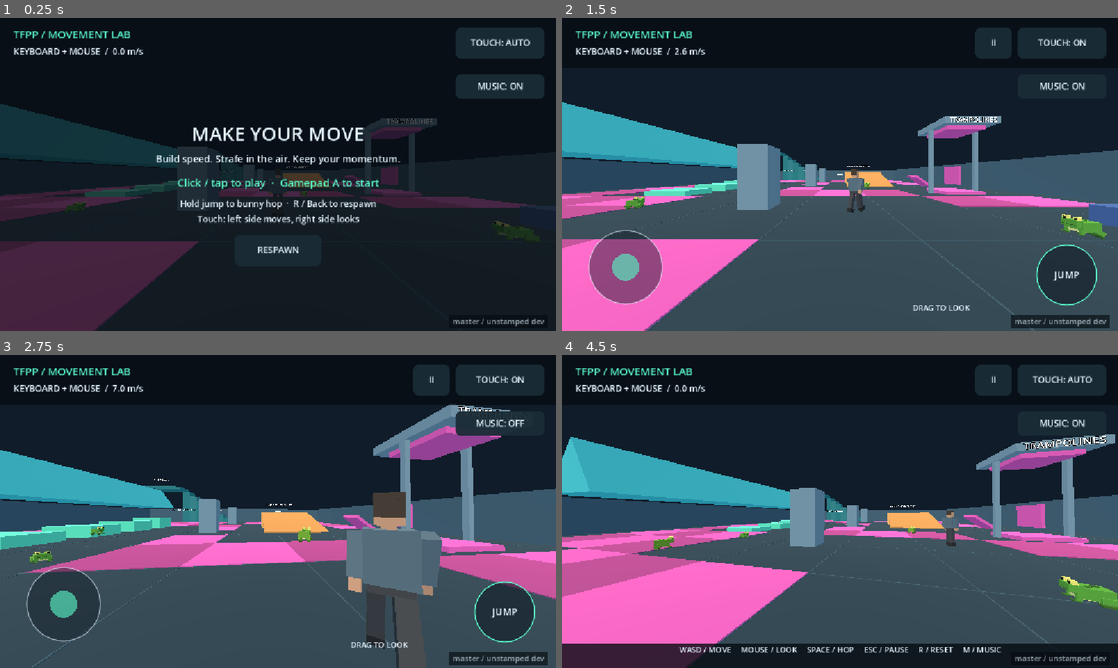
Above: before the commit, frames 1-4 (two rows, left to right).
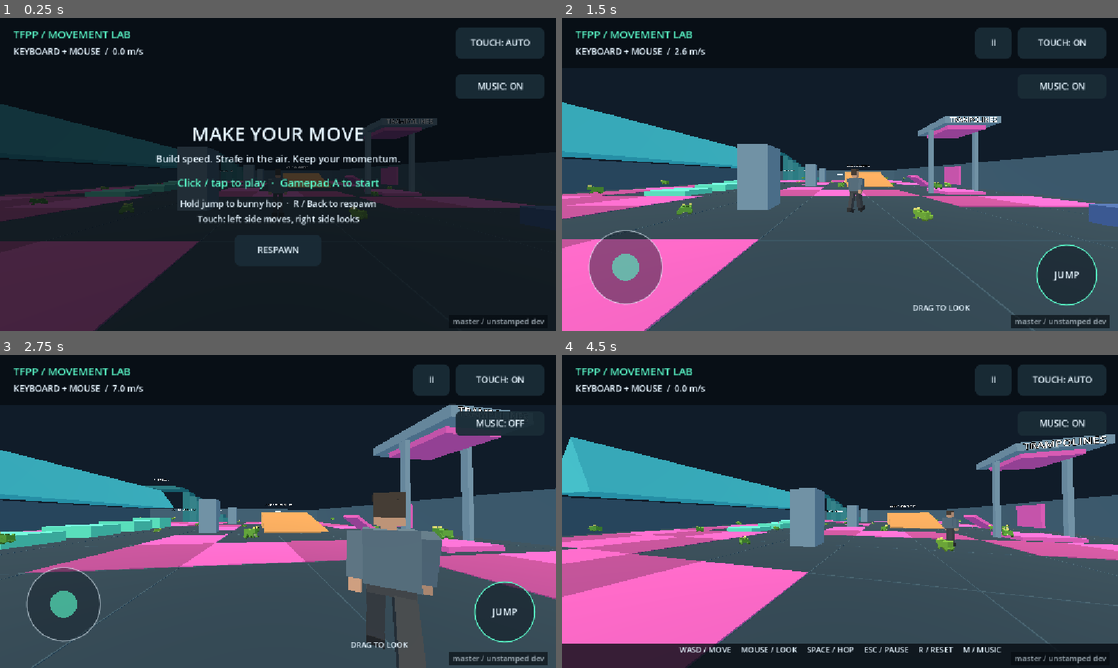
Above: after the commit, the same moments.

Repository: jefuhr/game
Game: Godot game, scene res://scenes/main.tscn
Same seed, same stepped clock (60 frames per second), same inputs: the game is played once before the commit and once after it.
Inputs (mouse positions are in pixels of both pictures, inside the frame that each line leads up to):
- Up to frame 1 (0.25 s): no input
- Up to frame 2 (1.5 s): tap Enter at 0.5 s; move the mouse to (962, 158) at 0.52 s; hold D (move_right) 0.53-1.28 s; tap T at 0.6 s; click (962, 158) at 0.67 s; tap Space (jump) at 0.77 s; move the mouse to (812, 174) at 1.27 s; hold W (move_forward) from 1.28 s (still down); tap R at 1.35 s
- Up to frame 3 (2.75 s): keep holding W (move_forward); tap Space (jump) at 1.52 s; move the mouse to (289, 505) at 2.02 s; tap M at 2.1 s
- Up to frame 4 (4.5 s): keep holding W (move_forward); move the mouse to (834, 517) at 2.77 s; tap T at 2.85 s; click (834, 517) at 2.92 s; tap Space (jump) at 3.02, 3.77 s; move the mouse to (878, 514) at 3.52 s; tap R at 3.6 s; move the mouse to (795, 508) at 4.27 s; tap M at 4.35 s

The runs differ from the first frame. In frame 1, 0.2% of the frame differs, in the area x 5-97%, y 52-71%; in frame 2, 0.8%; in frame 3, 0.6%; in frame 4, 1.0%, in the area x 4-100%, y 52-82%.

Commit message:
There are now about 30 frogs instead of 10, spread out with Poisson disc sampling. I haven't run the game, so none of this has been tested in Godot yet.

Diff:
--- a/scenes/main.tscn
+++ b/scenes/main.tscn
@@ -1,11 +1,10 @@
-[gd_scene load_steps=7 format=3]
+[gd_scene load_steps=6 format=3]
 
 [ext_resource type="Script" path="res://scripts/arena.gd" id="1"]
 [ext_resource type="PackedScene" path="res://scenes/player.tscn" id="2"]
 [ext_resource type="Script" path="res://scripts/hud.gd" id="3"]
 
 [ext_resource type="PackedScene" path="res://scenes/citizen.tscn" id="4"]
-[ext_resource type="PackedScene" path="res://scenes/frog.tscn" id="5"]
 
 [sub_resource type="Environment" id="Environment_main"]
 background_mode = 1
@@ -31,36 +30,6 @@
 [node name="Citizen" parent="." instance=ExtResource("4")]
 position = Vector3(4, 0.1, 12)
 
-[node name="Frog" parent="." instance=ExtResource("5")]
-position = Vector3(-4, 0.1, 14)
-
-[node name="Frog2" parent="." instance=ExtResource("5")]
-position = Vector3(10, 0.1, 14)
-
-[node name="Frog3" parent="." instance=ExtResource("5")]
-position = Vector3(8, 0.1, 21)
-
-[node name="Frog4" parent="." instance=ExtResource("5")]
-position = Vector3(-4, 0.1, 4)
-
-[node name="Frog5" parent="." instance=ExtResource("5")]
-position = Vector3(-6, 0.1, 0)
-
-[node name="Frog6" parent="." instance=ExtResource("5")]
-position = Vector3(-8, 0.1, 24)
-
-[node name="Frog7" parent="." instance=ExtResource("5")]
-position = Vector3(2, 0.1, 25)
-
-[node name="Frog8" parent="." instance=ExtResource("5")]
-position = Vector3(16, 0.1, 22)
-
-[node name="Frog9" parent="." instance=ExtResource("5")]
-position = Vector3(6, 0.1, 6)
-
-[node name="Frog10" parent="." instance=ExtResource("5")]
-position = Vector3(-5, 0.1, 11)
-
 [node name="CanvasLayer" type="CanvasLayer" parent="."]
 
 [node name="HUD" type="Control" parent="CanvasLayer"]
--- a/scripts/arena.gd
+++ b/scripts/arena.gd
@@ -47,6 +47,32 @@
 const SURF_STEP_COUNT := 7
 const SURF_STEP_WIDTH := 1.4
 
+const FROG_SCENE := preload("res://scenes/frog.tscn")
+## Frogs are scattered at startup with Poisson disc sampling: no two start
+## closer than FROG_SPACING, and the gaps are filled evenly. The spacing sets
+## roughly how many fit (about 30); FROG_MAX caps the count for mobile.
+const FROG_SPACING := 6.0
+const FROG_MAX := 32
+const FROG_SPAWN_HEIGHT := 0.1
+## Floor area (x, z) frogs may start in, inset from the walls.
+const FROG_AREA := Rect2(-18.5, -26.5, 37, 53)
+## Footprints (x, z) of solid props frogs must not start inside, plus some
+## room around the player's and citizen's start spots.
+const FROG_KEEP_OUT := [
+	Rect2(-11, -12.75, 4, 19.5), # Jump blocks
+	Rect2(4.5, -15.5, 7, 13.5), # Platform and ramp
+	Rect2(-1.2, -19.2, 2.4, 2.4), # Pillars
+	Rect2(-1.2, -5.2, 2.4, 2.4),
+	Rect2(-1.2, 8.8, 2.4, 2.4),
+	Rect2(-16, 15, 6, 6), # Cornflower steps
+	Rect2(12, 12, 4, 4), # Cornflower sculpture
+	Rect2(11.5, 1.5, 5, 5), # Trampoline tower
+	Rect2(13, -6, 7, 4), # Slope and wall trampolines
+	Rect2(-20, -28, 18.5, 5.5), # Surf deck and stairs
+	Rect2(2.5, 16.5, 3, 3), # Player start
+	Rect2(2.5, 10.5, 3, 3), # Citizen start
+]
+
 var _sculpture_gem: Node3D
 
 
@@ -78,6 +104,7 @@
 	_sign("AIR STRAFE / HOP", Vector3(-9, 2.6, -20))
 	_sign("RAMP / MOMENTUM", Vector3(8, 3.4, -16))
 	_sign("CORNFLOWER STEPS", Vector3(-13, 2.6, 18))
+	_spawn_frogs()
 
 
 func _process(delta: float) -> void:
@@ -252,6 +279,80 @@
 	_sign("CORNFLOWER TWIST", base + Vector3(0, 0.3, 1.52), 40)
 
 
+## Places frogs at Poisson disc samples of the open floor, in a fresh
+## arrangement every run.
+func _spawn_frogs() -> void:
+	var rng := RandomNumberGenerator.new()
+	rng.randomize()
+	var spots := _poisson_disc(FROG_AREA, FROG_SPACING, rng)
+	for i in range(spots.size() - 1, 0, -1):
+		var j := rng.randi_range(0, i)
+		var swap := spots[i]
+		spots[i] = spots[j]
+		spots[j] = swap
+	for i in mini(spots.size(), FROG_MAX):
+		var frog: Node3D = FROG_SCENE.instantiate()
+		frog.name = "Frog" if i == 0 else "Frog%d" % (i + 1)
+		frog.position = Vector3(spots[i].x, FROG_SPAWN_HEIGHT, spots[i].y)
+		add_child(frog)
+
+
+## Bridson's Poisson disc sampling: grows from one random seed point, trying
+## candidates in the ring between spacing and twice the spacing around active
+## points. A background grid of spacing / sqrt(2) cells holds at most one
+## sample each, so neighbor checks stay local.
+func _poisson_disc(area: Rect2, spacing: float, rng: RandomNumberGenerator, attempts := 30) -> Array[Vector2]:
+	var cell := spacing / sqrt(2.0)
+	var columns := int(ceil(area.size.x / cell))
+	var rows := int(ceil(area.size.y / cell))
+	var grid: Array[int] = []
+	grid.resize(columns * rows)
+	grid.fill(-1)
+	var points: Array[Vector2] = []
+	var active: Array[int] = []
+	for attempt in 100:
+		var seed_point := area.position + Vector2(rng.randf() * area.size.x, rng.randf() * area.size.y)
+		if _frog_spot_open(seed_point):
+			var gx := int((seed_point.x - area.position.x) / cell)
+			var gy := int((seed_point.y - area.position.y) / cell)
+			grid[gy * columns + gx] = 0
+			active.append(0)
+			points.append(seed_point)
+			break
+	while not active.is_empty():
+		var index := rng.randi_range(0, active.size() - 1)
+		var origin := points[active[index]]
+		var found := false
+		for attempt in attempts:
+			var candidate := origin + Vector2.from_angle(rng.randf() * TAU) * rng.randf_range(spacing, spacing * 2.0)
+			if not area.has_point(candidate) or not _frog_spot_open(candidate):
+				continue
+			var gx := int((candidate.x - area.position.x) / cell)
+			var gy := int((candidate.y - area.position.y) / cell)
+			var clear := true
+			for y in range(maxi(gy - 2, 0), mini(gy + 3, rows)):
+				for x in range(maxi(gx - 2, 0), mini(gx + 3, columns)):
+					var other := grid[y * columns + x]
+					if other >= 0 and points[other].distance_to(candidate) < spacing:
+						clear = false
+			if clear:
+				grid[gy * columns + gx] = points.size()
+				active.append(points.size())
+				points.append(candidate)
+				found = true
+				break
+		if not found:
+			active.remove_at(index)
+	return points
+
+
+func _frog_spot_open(spot: Vector2) -> bool:
+	for zone in FROG_KEEP_OUT:
+		if zone.has_point(spot):
+			return false
+	return true
+
+
 func _box(label: String, center: Vector3, dimensions: Vector3, color: Color, solid := true) -> Node3D:
 	var body := StaticBody3D.new() if solid else Node3D.new()
 	body.name = label
Not shown, changed: docs/project.md
